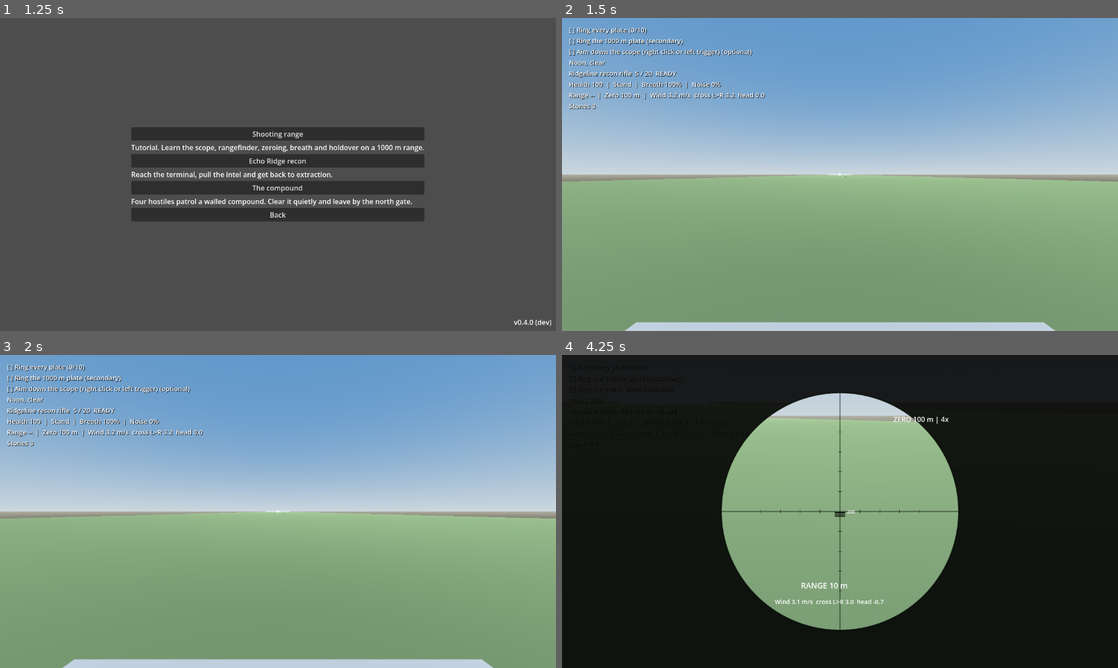
Above: before the commit, frames 1-4 (two rows, left to right).
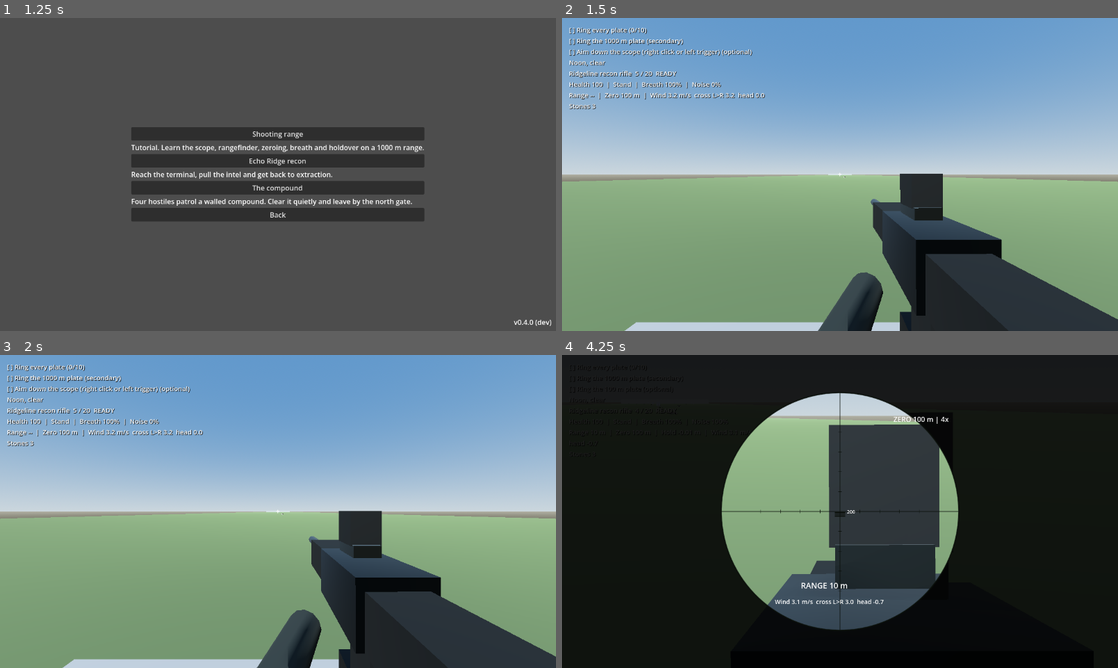
Above: after the commit, the same moments.

Repository: adam656677-oss/sniper
Game: Godot game, scene res://scenes/ui/main_menu.tscn
The game is run twice, just before and just after one commit, with the same random seed, the same clock (stepped at 60 frames per second) and the same inputs.
Inputs (mouse positions are in pixels of both pictures, inside the frame that each line leads up to):
- Up to frame 1 (1.25 s): click "Missions" at 0.5 s
- Up to frame 2 (1.5 s): click "Shooting range" at 1.25 s
- Up to frame 3 (2 s): no input
- Up to frame 4 (4.25 s): tap Enter at 2 s; move the mouse to (867, 511) at 2.02 s; hold Right mouse button (aim) 2.03-2.78 s; hold W (move_forward) from 2.03 s (still down); click (867, 511) at 2.17 s; tap T (tag) at 2.3, 2.85, 3.8 s; move the mouse to (812, 511) at 2.77 s; right-click (812, 511) at 3.05 s; move the mouse to (851, 505) at 3.52 s; hold Right mouse button (aim) from 3.53 s (still down)

Frame 1 is identical in both runs. In frame 2, 12% of the frame differs, in the area x 46-100%, y 49-100%; in frame 3, 12%; in frame 4, 13%, in the area x 37-69%, y 22-88%.

Commit message:
Drive first-person weapon presentation from combat state

Diff:
--- a/mission.gd
+++ b/mission.gd
@@ -14,6 +14,7 @@
 @onready var scope_view: ScopeView = $ScopeView
 @onready var feedback: ShotFeedback = $ShotFeedback
 @onready var crosshair: Label = $HUDLayer/Crosshair
+@onready var viewmodel: WeaponViewmodel = $Player/Head/Camera3D/WeaponViewmodel
 var measured_range := -1.0
 var last_long_shot := 0.0
 var stats := {"shots": 0, "hits": 0, "kills": 0, "longest_kill": 0.0, "elapsed": 0.0, "detections": 0}
@@ -27,6 +28,7 @@
 	player.spawn_point = level.spawn_point
 	player.position = level.spawn_point
 	weapon.camera = camera
+	viewmodel.bind_weapon(weapon)
 	weapon.excluded = [player.get_rid()]
 	scope_view.source = camera
 	weapon.body_hit.connect(level.on_body_hit)
@@ -304,6 +306,7 @@
 	$HUDLayer.visible = not killcam.following
 	weapon.wind = level.current_wind()
 	weapon.advance_weapon(delta)
+	viewmodel.advance(delta, weapon.aiming, weapon.reload_remaining, Vector2(player.velocity.x, player.velocity.z).length())
 	weapon.advance_projectiles(delta)
 	advance_sway(delta)
 	killcam.advance(delta)
